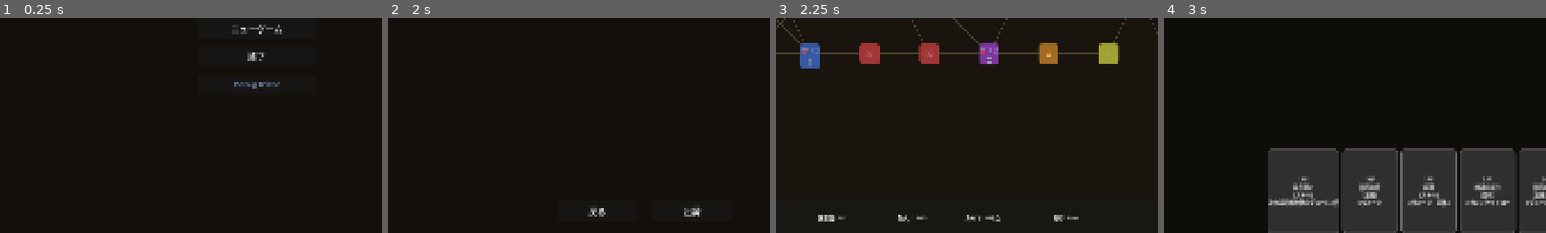
Above: before the commit, frames 1-4 (left to right).
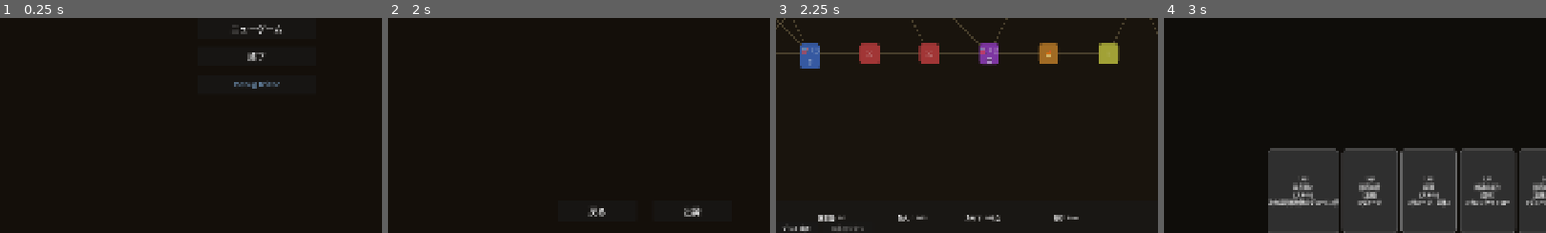
Above: after the commit, the same moments.

Repository: sashimihoutyou/too-fast-to-die
Game: Godot game, scene res://scenes/main/title_screen.tscn
The game is run twice, just before and just after one commit, with the same random seed, the same clock (stepped at 60 frames per second) and the same inputs.
Inputs:
- Up to frame 1 (0.25 s): no input
- Up to frame 2 (2 s): click "ニューゲーム" at 0.5 s; click "カルティスト（アタルパ）" at 1.25 s
- Up to frame 3 (2.25 s): click "出発" at 2 s
- Up to frame 4 (3 s): click "⛽+4 ⚔" at 2.75 s
The pictures show only the part of the screen within x 16-66%, y 50-100%; the shares and areas given below are measured in that part.

Frames 1-2 are identical in both runs. In frame 3, 0.3% of the frame differs, in the area x 2-23%, y 96-100%; in frame 4, nothing differs.

Commit message:
Fix rest screen hang and implement game improvements
- Fix: CardContainer's mouse_filter blocking RestButton/UpgradeButton clicks
- Fix: eu_new1 missing upgraded_damage, d05 upgrade having no effect
- Add: ItemDatabase autoload with inventory, save/load, relic effects
- Add: 3 consumables (stim, fuel additive, flash bomb) and 3 relics
- Add: Item drops in combat rewards, item sales in shop
- Add: Deck browse popup and medicine use button on map HUD
- Add: Bike durability consumption per node (skipped for conqueror)
- Add: EventChoiceData.combat_enemy_ids for event-specific enemies
- Add: AudioManager autoload (BGM/SE playback foundation)
- Add: CardData.flavor_text field, cancel button in rest upgrade
- Update: remaining_tasks.md with completion status

Co-Authored-By: Claude Opus 4.6 <noreply@anthropic.com>
Claude-Session: https://claude.ai/code/session_01BugsPAJtVEsccaMZoysMnF

Diff:
--- /dev/null
+++ b/autoload/audio_manager.gd
@@ -0,0 +1,50 @@
+extends Node
+
+var bgm_player: AudioStreamPlayer
+var se_player: AudioStreamPlayer
+
+var bgm_bus := &"Master"
+var se_bus := &"Master"
+
+var _current_bgm_path: String = ""
+
+func _ready() -> void:
+	bgm_player = AudioStreamPlayer.new()
+	bgm_player.bus = bgm_bus
+	add_child(bgm_player)
+	se_player = AudioStreamPlayer.new()
+	se_player.bus = se_bus
+	add_child(se_player)
+
+func play_bgm(path: String, volume_db: float = -10.0) -> void:
+	if path == _current_bgm_path and bgm_player.playing:
+		return
+	var stream := load(path) as AudioStream
+	if stream == null:
+		return
+	_current_bgm_path = path
+	bgm_player.stream = stream
+	bgm_player.volume_db = volume_db
+	bgm_player.play()
+
+func stop_bgm() -> void:
+	bgm_player.stop()
+	_current_bgm_path = ""
+
+func play_se(path: String, volume_db: float = -5.0) -> void:
+	var stream := load(path) as AudioStream
+	if stream == null:
+		return
+	var player := AudioStreamPlayer.new()
+	player.stream = stream
+	player.volume_db = volume_db
+	player.bus = se_bus
+	add_child(player)
+	player.play()
+	player.finished.connect(player.queue_free)
+
+func set_bgm_volume(db: float) -> void:
+	bgm_player.volume_db = db
+
+func set_se_volume(db: float) -> void:
+	se_player.volume_db = db
--- a/autoload/combat_manager.gd
+++ b/autoload/combat_manager.gd
@@ -114,6 +114,7 @@
 			"turn_counter": 0,
 			"status": _new_status_dict(),
 		})
+	_apply_relic_triggers(ItemData.TriggerTiming.ON_COMBAT_START)
 	DeckManager.start_combat()
 	begin_turn()
 
@@ -144,6 +145,7 @@
 		elif player_euphoria >= 75 and player_euphoria < 100:
 			ap += 1
 
+	_apply_relic_triggers(ItemData.TriggerTiming.ON_TURN_START)
 	_tick_player_statuses()
 	if player_hp <= 0:
 		state = CombatState.DEFEAT
@@ -753,6 +755,16 @@
 	var card_slots := 2 if is_elite else 1
 	for i in card_slots:
 		rewards.append({"type": "card"})
+	if is_elite and randf() < 0.5:
+		var relics := ItemDatabase.get_items_by_type(ItemData.ItemType.RELIC)
+		if not relics.is_empty():
+			relics.shuffle()
+			rewards.append({"type": "relic", "item_id": relics[0].id})
+	elif randf() < 0.25:
+		var consumables := ItemDatabase.get_items_by_type(ItemData.ItemType.CONSUMABLE)
+		if not consumables.is_empty():
+			consumables.shuffle()
+			rewards.append({"type": "consumable", "item_id": consumables[0].id})
 	return rewards
 
 # ===== ステータス効果システム =====
@@ -1002,6 +1014,19 @@
 		_add_acceleration(ACCEL_ATTACK)
 	else:
 		_add_acceleration(ACCEL_BUFF)
+
+func _apply_relic_triggers(timing: ItemData.TriggerTiming) -> void:
+	for relic: ItemData in ItemDatabase.get_relics():
+		if relic.trigger != timing:
+			continue
+		if relic.hp_change != 0:
+			player_hp = clampi(player_hp + relic.hp_change, 0, player_max_hp)
+			player_hp_changed.emit(player_hp, player_max_hp)
+		if relic.block_change > 0:
+			player_block += relic.block_change
+			player_block_changed.emit(player_block)
+		if relic.draw_change > 0:
+			DeckManager.draw_cards(relic.draw_change)
 
 # ===== 汚染カードのドロー時効果 =====
 func apply_contamination_on_draw(card: CardData) -> void:
--- a/autoload/game_manager.gd
+++ b/autoload/game_manager.gd
@@ -71,6 +71,7 @@
 	oasis_info.clear()
 	faith = 80
 	ResourceManager.reset()
+	ItemDatabase.reset()
 	DeckManager.build_starter_deck(character)
 	KarmaManager.reset()
 	CombatManager.reset_player_for_new_run()
@@ -95,9 +96,10 @@
 	current_node_index += 1
 	total_nodes_visited += 1
 	distance_km += randi_range(3, 6) + travel_cost
-	ResourceManager.damage_bike(1)
-	if ResourceManager.bike_durability <= 0:
-		ResourceManager.consume_fuel(1)
+	if current_character != null and current_character.id != &"conqueror":
+		ResourceManager.damage_bike(1)
+		if ResourceManager.bike_durability <= 0:
+			ResourceManager.consume_fuel(2)
 	_tick_companion()
 	_tick_pursuit()
 	QuestManager.on_node_advanced()
--- /dev/null
+++ b/autoload/item_database.gd
@@ -0,0 +1,121 @@
+extends Node
+
+var _items: Dictionary = {}
+var inventory: Array[Dictionary] = []
+
+func _ready() -> void:
+	_load_items("res://resources/items/consumable/")
+	_load_items("res://resources/items/relic/")
+
+func _load_items(path: String) -> void:
+	if not DirAccess.dir_exists_absolute(path):
+		return
+	var dir := DirAccess.open(path)
+	if dir == null:
+		return
+	dir.list_dir_begin()
+	var fname := dir.get_next()
+	while fname != "":
+		if fname.ends_with(".tres"):
+			var res := load(path + fname) as ItemData
+			if res != null:
+				_items[res.id] = res
+		fname = dir.get_next()
+
+func get_item(item_id: StringName) -> ItemData:
+	return _items.get(item_id, null)
+
+func get_all_items() -> Array[ItemData]:
+	var result: Array[ItemData] = []
+	for item: ItemData in _items.values():
+		result.append(item)
+	return result
+
+func get_items_by_type(item_type: ItemData.ItemType) -> Array[ItemData]:
+	var result: Array[ItemData] = []
+	for item: ItemData in _items.values():
+		if item.item_type == item_type:
+			result.append(item)
+	return result
+
+func add_to_inventory(item_id: StringName, count: int = 1) -> void:
+	for entry: Dictionary in inventory:
+		if entry["id"] == item_id:
+			var item := get_item(item_id)
+			if item != null:
+				entry["count"] = mini(int(entry["count"]) + count, item.max_stack)
+			return
+	inventory.append({"id": item_id, "count": count})
+
+func remove_from_inventory(item_id: StringName, count: int = 1) -> bool:
+	for i in inventory.size():
+		if inventory[i]["id"] == item_id:
+			var current: int = int(inventory[i]["count"])
+			if current < count:
+				return false
+			current -= count
+			if current <= 0:
+				inventory.remove_at(i)
+			else:
+				inventory[i]["count"] = current
+			return true
+	return false
+
+func get_inventory_count(item_id: StringName) -> int:
+	for entry: Dictionary in inventory:
+		if entry["id"] == item_id:
+			return int(entry["count"])
+	return 0
+
+func has_relic(item_id: StringName) -> bool:
+	return get_inventory_count(item_id) > 0
+
+func get_relics() -> Array[ItemData]:
+	var result: Array[ItemData] = []
+	for entry: Dictionary in inventory:
+		var item := get_item(entry["id"])
+		if item != null and item.item_type == ItemData.ItemType.RELIC:
+			result.append(item)
+	return result
+
+func get_consumables() -> Array[Dictionary]:
+	var result: Array[Dictionary] = []
+	for entry: Dictionary in inventory:
+		var item := get_item(entry["id"])
+		if item != null and item.item_type == ItemData.ItemType.CONSUMABLE:
+			result.append({"item": item, "count": int(entry["count"])})
+	return result
+
+func use_consumable(item_id: StringName) -> bool:
+	var item := get_item(item_id)
+	if item == null:
+		return false
+	if item.item_type != ItemData.ItemType.CONSUMABLE:
+		return false
+	if not remove_from_inventory(item_id):
+		return false
+	_apply_item_effect(item)
+	return true
+
+func _apply_item_effect(item: ItemData) -> void:
+	if item.hp_change != 0:
+		CombatManager.player_hp = clampi(
+			CombatManager.player_hp + item.hp_change, 0, CombatManager.player_max_hp)
+		CombatManager.player_hp_changed.emit(CombatManager.player_hp, CombatManager.player_max_hp)
+	if item.fuel_change > 0:
+		ResourceManager.add_fuel(item.fuel_change)
+	elif item.fuel_change < 0:
+		ResourceManager.consume_fuel(-item.fuel_change)
+	if item.scrap_change > 0:
+		ResourceManager.add_scrap(item.scrap_change)
+
+func reset() -> void:
+	inventory.clear()
+
+func get_save_data() -> Array:
+	return inventory.duplicate(true)
+
+func load_save_data(data: Array) -> void:
+	inventory.clear()
+	for entry in data:
+		inventory.append(entry)
--- a/autoload/save_manager.gd
+++ b/autoload/save_manager.gd
@@ -48,6 +48,7 @@
 		"karma": KarmaManager.karma,
 		"deck": deck_ids,
 		"map_nodes": _serialize_map_nodes(),
+		"inventory": ItemDatabase.get_save_data(),
 	}
 	var file := FileAccess.open(SAVE_PATH, FileAccess.WRITE)
 	if file:
@@ -125,6 +126,8 @@
 				copy.upgraded = true
 			DeckManager.master_deck.append(copy)
 
+	ItemDatabase.load_save_data(data.get("inventory", []))
+
 	GameManager.map_nodes.clear()
 	var map_data: Array = data.get("map_nodes", [])
 	for node_data: Variant in map_data:
--- a/project.godot
+++ b/project.godot
@@ -30,6 +30,8 @@
 QuestManager="*res://autoload/quest_manager.gd"
 CompanionDatabase="*res://autoload/companion_database.gd"
 SaveManager="*res://autoload/save_manager.gd"
+ItemDatabase="*res://autoload/item_database.gd"
+AudioManager="*res://autoload/audio_manager.gd"
 DebugEditorManager="*res://scripts/debug/debug_editor_manager.gd"
 
 [display]
--- a/resources/cards/hedonist/eu_new1.tres
+++ b/resources/cards/hedonist/eu_new1.tres
@@ -12,6 +12,7 @@
 rarity = 2
 restriction = 6
 base_damage = 8
+upgraded_damage = 12
 hit_count = 3
 requires_target = true
 is_exhaustible = true
--- a/resources/cards/shared/d05.tres
+++ b/resources/cards/shared/d05.tres
@@ -11,4 +11,4 @@
 tags = [3]
 rarity = 2
 base_block = 5
-upgraded_block = 5
+upgraded_block = 8
--- /dev/null
+++ b/resources/items/consumable/flash_bomb.tres
@@ -0,0 +1,15 @@
+[gd_resource type="Resource" script_class="ItemData" load_steps=2 format=3]
+
+[ext_resource type="Script" path="res://scripts/data/item_data.gd" id="1"]
+
+[resource]
+script = ExtResource("1")
+id = &"flash_bomb"
+display_name = "即席爆薬"
+description = "全敵に脆弱2を付与"
+item_type = 0
+rarity = 1
+trigger = 0
+max_stack = 2
+special_effect = &"aoe_vulnerable"
+effect_value = 2
--- /dev/null
+++ b/resources/items/consumable/fuel_additive.tres
@@ -0,0 +1,14 @@
+[gd_resource type="Resource" script_class="ItemData" load_steps=2 format=3]
+
+[ext_resource type="Script" path="res://scripts/data/item_data.gd" id="1"]
+
+[resource]
+script = ExtResource("1")
+id = &"fuel_additive"
+display_name = "燃料添加剤"
+description = "燃料を8回復"
+item_type = 0
+rarity = 0
+trigger = 0
+max_stack = 2
+fuel_change = 8
--- /dev/null
+++ b/resources/items/consumable/stim_shot.tres
@@ -0,0 +1,14 @@
+[gd_resource type="Resource" script_class="ItemData" load_steps=2 format=3]
+
+[ext_resource type="Script" path="res://scripts/data/item_data.gd" id="1"]
+
+[resource]
+script = ExtResource("1")
+id = &"stim_shot"
+display_name = "スティムショット"
+description = "HP15回復。戦闘中でも使用可能"
+item_type = 0
+rarity = 0
+trigger = 0
+max_stack = 3
+hp_change = 15
--- /dev/null
+++ b/resources/items/relic/mutant_jacket.tres
@@ -0,0 +1,13 @@
+[gd_resource type="Resource" script_class="ItemData" load_steps=2 format=3]
+
+[ext_resource type="Script" path="res://scripts/data/item_data.gd" id="1"]
+
+[resource]
+script = ExtResource("1")
+id = &"mutant_jacket"
+display_name = "変異革ジャケット"
+description = "戦闘開始時ブロック+5"
+item_type = 1
+rarity = 1
+trigger = 2
+block_change = 5
--- /dev/null
+++ b/resources/items/relic/old_compass.tres
@@ -0,0 +1,14 @@
+[gd_resource type="Resource" script_class="ItemData" load_steps=2 format=3]
+
+[ext_resource type="Script" path="res://scripts/data/item_data.gd" id="1"]
+
+[resource]
+script = ExtResource("1")
+id = &"old_compass"
+display_name = "旧世界のコンパス"
+description = "移動コスト-1"
+item_type = 1
+rarity = 1
+trigger = 1
+special_effect = &"travel_cost_down"
+effect_value = 1
--- /dev/null
+++ b/resources/items/relic/sacred_amulet.tres
@@ -0,0 +1,13 @@
+[gd_resource type="Resource" script_class="ItemData" load_steps=2 format=3]
+
+[ext_resource type="Script" path="res://scripts/data/item_data.gd" id="1"]
+
+[resource]
+script = ExtResource("1")
+id = &"sacred_amulet"
+display_name = "宗教的護符"
+description = "ターン開始時HP1回復"
+item_type = 1
+rarity = 2
+trigger = 3
+hp_change = 1
--- a/scenes/combat/combat_screen.gd
+++ b/scenes/combat/combat_screen.gd
@@ -816,6 +816,13 @@
 				var scrap_btn := _create_scrap_reward_button(amount)
 				scrap_btn.pressed.connect(_on_reward_scrap_picked.bind(amount))
 				choice_hbox.add_child(scrap_btn)
+			"relic", "consumable":
+				var item_id: StringName = reward.get("item_id", &"")
+				var item := ItemDatabase.get_item(item_id)
+				if item != null:
+					var item_btn := _create_item_reward_button(item)
+					item_btn.pressed.connect(_on_reward_item_picked.bind(item))
+					choice_hbox.add_child(item_btn)
 			_:
 				if pool_idx < pool.size():
 					var card: CardData = pool[pool_idx]
@@ -884,6 +891,34 @@
 	ResourceManager.add_scrap(amount)
 	_return_to_map()
 
+func _create_item_reward_button(item: ItemData) -> Button:
+	var btn := Button.new()
+	btn.custom_minimum_size = Vector2(140, 190)
+	var type_str := "遺物" if item.item_type == ItemData.ItemType.RELIC else "消耗品"
+	btn.text = "[%s]\n%s\n%s" % [type_str, item.display_name, item.description]
+	var style := StyleBoxFlat.new()
+	if item.item_type == ItemData.ItemType.RELIC:
+		style.bg_color = Color(0.25, 0.18, 0.08, 0.9)
+		style.border_color = Color(0.8, 0.6, 0.2)
+	else:
+		style.bg_color = Color(0.1, 0.2, 0.25, 0.9)
+		style.border_color = Color(0.3, 0.6, 0.8)
+	style.corner_radius_top_left = 8
+	style.corner_radius_top_right = 8
+	style.corner_radius_bottom_left = 8
+	style.corner_radius_bottom_right = 8
+	style.border_width_top = 2
+	style.border_width_bottom = 2
+	style.border_width_left = 2
+	style.border_width_right = 2
+	btn.add_theme_stylebox_override("normal", style)
+	btn.add_theme_font_size_override("font_size", 14)
+	return btn
+
+func _on_reward_item_picked(item: ItemData) -> void:
+	ItemDatabase.add_to_inventory(item.id)
+	_return_to_map()
+
 func _on_reward_card_picked(card: CardData) -> void:
 	DeckManager.add_card_to_deck(card)
 	_return_to_map()
--- a/scenes/event/event_screen.gd
+++ b/scenes/event/event_screen.gd
@@ -88,7 +88,7 @@
 	_apply_choice(choice)
 	QuestManager.notify_event_resolved(current_event.id)
 	if choice.triggers_combat:
-		_start_event_combat()
+		_start_event_combat(choice.combat_enemy_ids)
 		return
 	for child in $ChoiceContainer.get_children():
 		child.queue_free()
@@ -129,14 +129,19 @@
 		if comp != null:
 			GameManager.recruit_companion(comp)
 
-func _start_event_combat() -> void:
+func _start_event_combat(enemy_ids: Array[StringName] = []) -> void:
 	var enemies: Array[EnemyData] = []
-	var pool := EnemyDatabase.get_enemies_for_act(GameManager.current_act)
-	if pool.is_empty():
-		pool = EnemyDatabase.get_enemies_for_act(1)
-	if not pool.is_empty():
-		pool.shuffle()
-		enemies.append(pool[0])
+	for eid: StringName in enemy_ids:
+		var ed := EnemyDatabase.get_enemy(eid)
+		if ed != null:
+			enemies.append(ed)
+	if enemies.is_empty():
+		var pool := EnemyDatabase.get_enemies_for_act(GameManager.current_act)
+		if pool.is_empty():
+			pool = EnemyDatabase.get_enemies_for_act(1)
+		if not pool.is_empty():
+			pool.shuffle()
+			enemies.append(pool[0])
 	if enemies.is_empty():
 		_return_to_map()
 		return
--- a/scenes/map/map_screen.gd
+++ b/scenes/map/map_screen.gd
@@ -17,6 +17,8 @@
 	_update_hud()
 	ResourceManager.fuel_changed.connect(_on_fuel_changed)
 	ResourceManager.bike_durability_changed.connect(_on_bike_durability_changed)
+	$HUD/DeckButton.pressed.connect(_show_deck_popup)
+	$HUD/MedicineButton.pressed.connect(_use_medicine)
 	if _pending_act_intro:
 		_pending_act_intro = false
 		_show_notification("区間 %d に進んだ。\n新たな勢力圏が待つ――" % GameManager.current_act)
@@ -296,6 +298,7 @@
 	$HUD/FuelLabel.text = "%s: %d/%d" % [_get_travel_resource_name(), ResourceManager.fuel, ResourceManager.tank_capacity]
 	$HUD/ScrapLabel.text = "スクラップ: %d" % ResourceManager.scrap
 	$HUD/MedicineLabel.text = "医薬品: %d/%d" % [ResourceManager.medicine, ResourceManager.medicine_max]
+	$HUD/MedicineButton.disabled = ResourceManager.medicine <= 0 or CombatManager.player_hp >= CombatManager.player_max_hp
 	$HUD/BikeDurabilityLabel.text = "耐久: %d/%d" % [ResourceManager.bike_durability, ResourceManager.bike_max_durability]
 	$HUD/KarmaLabel.text = "カルマ: %d %s" % [KarmaManager.karma, KarmaManager.get_band_display()]
 	$HUD/DistanceLabel.text = "走行: %dkm" % GameManager.distance_km
@@ -408,6 +411,85 @@
 		$MapScroll/MapContainer.add_child(line)
 		$MapScroll/MapContainer.move_child(line, 0)
 
+func _show_deck_popup() -> void:
+	var overlay := ColorRect.new()
+	overlay.color = Color(0, 0, 0, 0.7)
+	overlay.set_anchors_preset(Control.PRESET_FULL_RECT)
+	overlay.mouse_filter = Control.MOUSE_FILTER_STOP
+	add_child(overlay)
+
+	var panel := Panel.new()
+	panel.set_anchors_preset(Control.PRESET_CENTER)
+	panel.custom_minimum_size = Vector2(700, 500)
+	panel.offset_left = -350
+	panel.offset_top = -250
+	panel.offset_right = 350
+	panel.offset_bottom = 250
+	overlay.add_child(panel)
+
+	var title := Label.new()
+	title.text = "デッキ (%d枚)" % DeckManager.master_deck.size()
+	title.set_anchors_preset(Control.PRESET_TOP_WIDE)
+	title.offset_top = 10
+	title.offset_bottom = 35
+	title.horizontal_alignment = HORIZONTAL_ALIGNMENT_CENTER
+	title.add_theme_font_size_override("font_size", 20)
+	title.add_theme_color_override("font_color", Color(0.9, 0.7, 0.3))
+	panel.add_child(title)
+
+	var scroll := ScrollContainer.new()
+	scroll.set_anchors_preset(Control.PRESET_FULL_RECT)
+	scroll.offset_top = 45
+	scroll.offset_bottom = -50
+	scroll.offset_left = 10
+	scroll.offset_right = -10
+	panel.add_child(scroll)
+
+	var vbox := VBoxContainer.new()
+	vbox.size_flags_horizontal = Control.SIZE_EXPAND_FILL
+	scroll.add_child(vbox)
+
+	for card: CardData in DeckManager.master_deck:
+		var label := Label.new()
+		var parts: Array[String] = []
+		parts.append(card.get_display_name())
+		parts.append("AP:%d" % card.ap_cost)
+		if card.get_effective_damage() > 0:
+			parts.append("DMG:%d" % card.get_effective_damage())
+		if card.get_effective_block() > 0:
+			parts.append("BLK:%d" % card.get_effective_block())
+		parts.append(card.description)
+		label.text = " | ".join(parts)
+		label.add_theme_font_size_override("font_size", 14)
+		if card.upgraded:
+			label.add_theme_color_override("font_color", Color(0.4, 0.9, 0.4))
+		vbox.add_child(label)
+
+	var close_btn := Button.new()
+	close_btn.text = "閉じる"
+	close_btn.set_anchors_preset(Control.PRESET_CENTER_BOTTOM)
+	close_btn.custom_minimum_size = Vector2(120, 35)
+	close_btn.offset_left = -60
+	close_btn.offset_top = -45
+	close_btn.offset_right = 60
+	close_btn.offset_bottom = -10
+	close_btn.pressed.connect(overlay.queue_free)
+	panel.add_child(close_btn)
+
+func _use_medicine() -> void:
+	if ResourceManager.medicine <= 0:
+		_show_notification("医薬品がない。")
+		return
+	var heal_amount := 15
+	if CombatManager.player_hp >= CombatManager.player_max_hp:
+		_show_notification("HPは満タンだ。")
+		return
+	ResourceManager.use_medicine()
+	CombatManager.player_hp = mini(CombatManager.player_hp + heal_amount, CombatManager.player_max_hp)
+	CombatManager.player_hp_changed.emit(CombatManager.player_hp, CombatManager.player_max_hp)
+	_update_hud()
+	_show_notification("医薬品を使用した。HP +%d" % heal_amount)
+
 func _apply_border(style: StyleBoxFlat) -> void:
 	style.border_color = Color.WHITE
 	style.border_width_top = 3
--- a/scenes/map/map_screen.tscn
+++ b/scenes/map/map_screen.tscn
@@ -125,3 +125,21 @@
 theme_override_colors/font_color = Color(0.7, 0.85, 0.7, 1)
 theme_override_font_sizes/font_size = 14
 text = "同行者: なし"
+
+[node name="DeckButton" type="Button" parent="HUD"]
+layout_mode = 1
+offset_left = 310.0
+offset_top = 52.0
+offset_right = 420.0
+offset_bottom = 76.0
+theme_override_font_sizes/font_size = 14
+text = "デッキ確認"
+
+[node name="MedicineButton" type="Button" parent="HUD"]
+layout_mode = 1
+offset_left = 430.0
+offset_top = 52.0
+offset_right = 560.0
+offset_bottom = 76.0
+theme_override_font_sizes/font_size = 14
+text = "医薬品を使う"
--- a/scenes/rest/rest_screen.gd
+++ b/scenes/rest/rest_screen.gd
@@ -31,10 +31,17 @@
 	for card: CardData in upgradeable_cards:
 		var btn := Button.new()
 		btn.text = _get_upgrade_preview(card)
-		btn.custom_minimum_size = Vector2(400, 40)
+		btn.custom_minimum_size = Vector2(500, 40)
 		btn.add_theme_font_size_override("font_size", 15)
 		btn.pressed.connect(_on_card_upgrade.bind(card))
 		$CardContainer.add_child(btn)
+
+	var cancel_btn := Button.new()
+	cancel_btn.text = "やめる"
+	cancel_btn.custom_minimum_size = Vector2(200, 35)
+	cancel_btn.add_theme_font_size_override("font_size", 15)
+	cancel_btn.pressed.connect(_cancel_upgrade)
+	$CardContainer.add_child(cancel_btn)
 
 func _on_card_upgrade(card: CardData) -> void:
 	card.upgraded = true
@@ -61,5 +68,12 @@
 			parts.append("強化: %s" % " / ".join(diffs))
 	return " — ".join(parts)
 
+func _cancel_upgrade() -> void:
+	for child in $CardContainer.get_children():
+		child.queue_free()
+	$RestButton.visible = true
+	$UpgradeButton.visible = true
+	$InfoLabel.text = "束の間の安らぎ。何をする？"
+
 func _return_to_map() -> void:
 	get_tree().change_scene_to_file("res://scenes/map/map_screen.tscn")
--- a/scenes/rest/rest_screen.tscn
+++ b/scenes/rest/rest_screen.tscn
@@ -100,4 +100,5 @@
 offset_right = 250.0
 offset_bottom = 550.0
 grow_horizontal = 2
+mouse_filter = 2
 theme_override_constants/separation = 6
--- a/scenes/shop/shop_screen.gd
+++ b/scenes/shop/shop_screen.gd
@@ -43,6 +43,7 @@
 		$ItemContainer.add_child(btn)
 
 	_build_bike_part_shop()
+	_build_item_shop()
 
 	var card_pool := CardDatabase.get_reward_pool(GameManager.current_act, GameManager.current_character.id)
 	card_pool.shuffle()
@@ -85,6 +86,32 @@
 		BikePartData.Slot.TANK: return "タンク"
 		BikePartData.Slot.DECORATION: return "装飾"
 	return "パーツ"
+
+func _build_item_shop() -> void:
+	var all_items := ItemDatabase.get_all_items()
+	all_items.shuffle()
+	var count := mini(2, all_items.size())
+	for i in count:
+		var item: ItemData = all_items[i]
+		var base_cost := 3 + int(item.rarity) * 3
+		if item.item_type == ItemData.ItemType.RELIC:
+			base_cost += 4
+		var cost := _discounted(base_cost)
+		var type_str := "遺物" if item.item_type == ItemData.ItemType.RELIC else "消耗品"
+		var btn := Button.new()
+		btn.text = "[%s] %s (%s) — %d%s" % [type_str, item.display_name, item.description, cost, GameManager.get_travel_resource_name()]
+		btn.custom_minimum_size = Vector2(400, 50)
+		btn.add_theme_font_size_override("font_size", 16)
+		btn.disabled = ResourceManager.fuel < cost
+		btn.pressed.connect(_on_buy_item.bind(item, cost))
+		$ItemContainer.add_child(btn)
+
+func _on_buy_item(item: ItemData, cost: int) -> void:
+	if not ResourceManager.consume_fuel(cost):
+		return
+	ItemDatabase.add_to_inventory(item.id)
+	_build_shop()
+	_update_fuel_display()
 
 func _on_buy_part(part: BikePartData, cost: int) -> void:
 	if not ResourceManager.consume_fuel(cost):
--- a/scripts/data/card_data.gd
+++ b/scripts/data/card_data.gd
@@ -31,6 +31,7 @@
 @export var upgrade_description: String
 @export var upgraded_damage: int = 0
 @export var upgraded_block: int = 0
+@export var flavor_text: String = ""
 @export var art: Texture2D
 
 var instance_id: int = 0
--- a/scripts/data/event_choice_data.gd
+++ b/scripts/data/event_choice_data.gd
@@ -20,3 +20,5 @@
 @export var companion_id: StringName = &""
 ## 信仰度変化（カルティスト専用）。正で教義的、負で世俗的。
 @export var faith_change: int = 0
+## イベント戦闘で出現する敵のID指定（空ならActランダム）。
+@export var combat_enemy_ids: Array[StringName] = []
--- a/scripts/map/map_generator.gd
+++ b/scripts/map/map_generator.gd
@@ -115,6 +115,8 @@
 	var cost := maxi(1, distance_cost) + 1
 	if has_companion:
 		cost += 1
+	if ItemDatabase.has_relic(&"old_compass"):
+		cost = maxi(1, cost - 1)
 	return cost
 
 static func _get_nodes_at_row(nodes: Array[Dictionary], row: int) -> Array[Dictionary]:
Not shown, changed: docs/remaining_tasks.md
